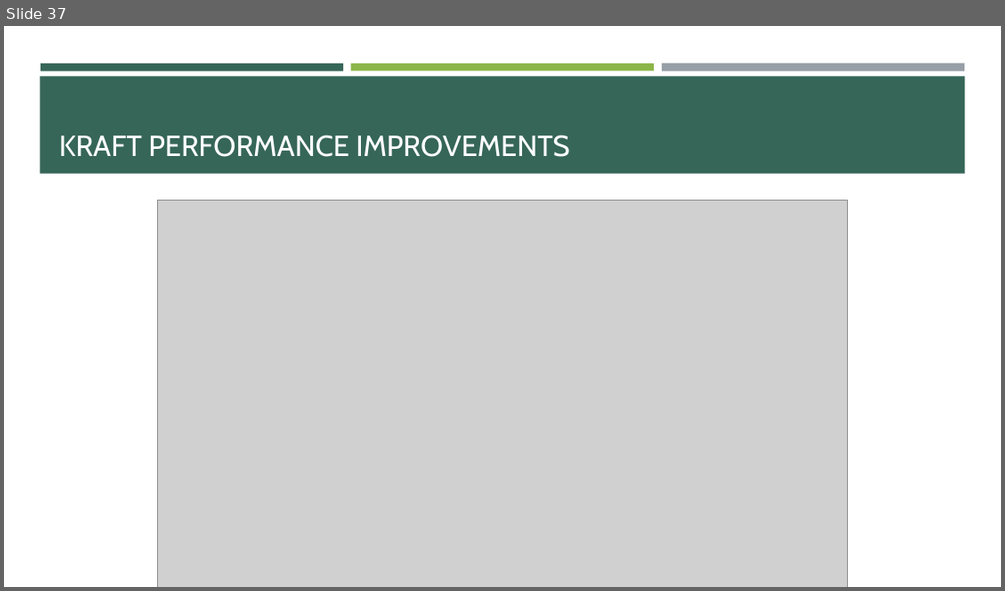
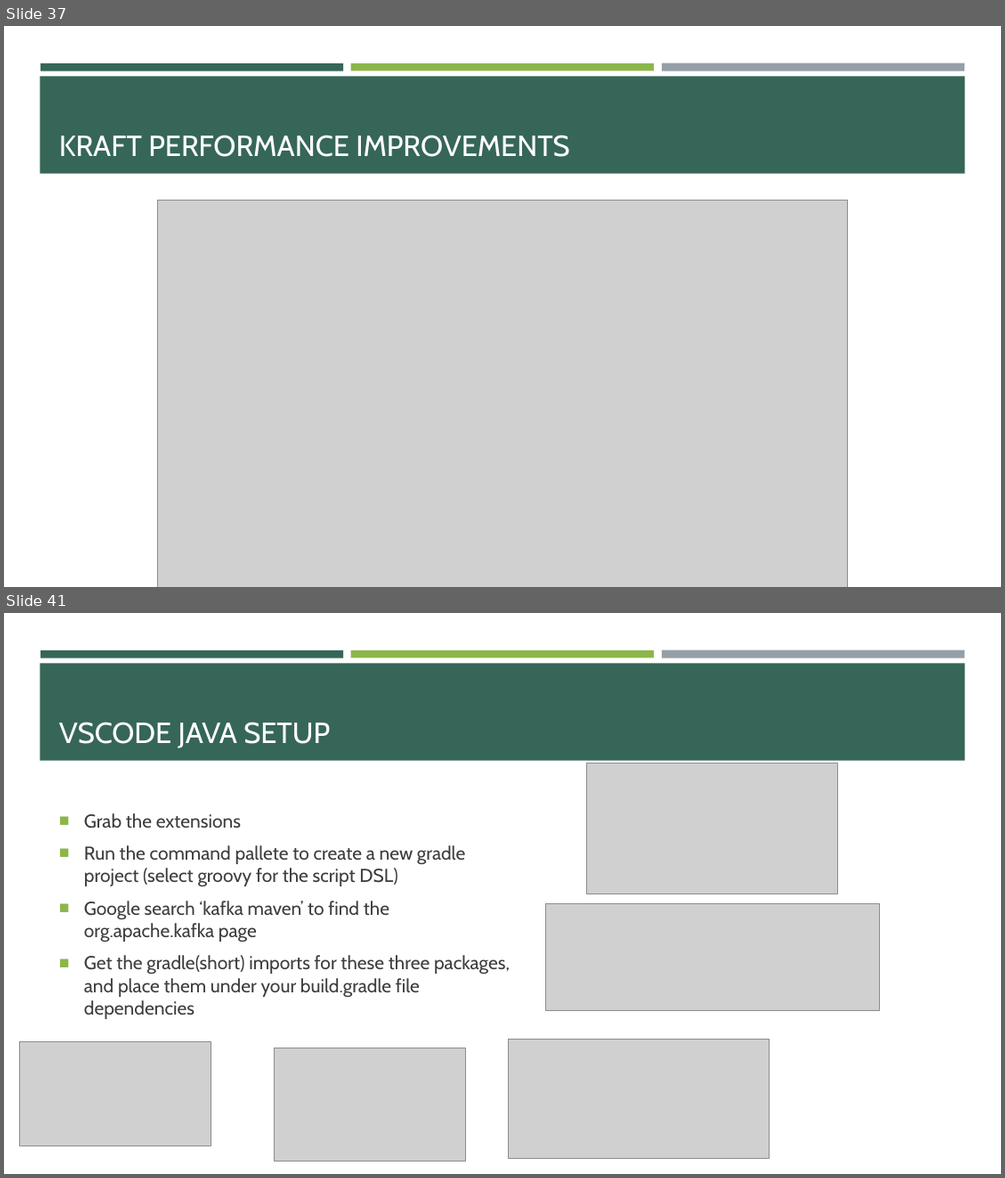
Before and after one commit to e-m-wilson/data_engineering, a slide deck: kafka/Kafka.pptx. Shown one above the other, each under a label of ours: slide 37 before the commit, slides 37 and 41 after it; the slides between them are not shown. The pictures are 1005x591 and 1005x1178 pixels, drawn with LibreOffice and Linux fonts; fonts in the diff are those of the drawing; grey boxes stand for pictures. Boxes give left, top, right and bottom in pixels: in the first picture for what was removed or moved away, otherwise in the second. Text is boxed around its words. In the diff, an @@ line names an element or a change of style, - is before the commit and + after.

```diff
--- a/kafka/Kafka.pptx
+++ b/kafka/Kafka.pptx
@@ slide 41 added at (4,613,1001,1174), background #FFFFFF; not listed: 4 template elements that a slide beside it also shows @@
@@ title added at (59,722,330,748), 28 pt, text #FFFFFF @@
+VSCODE JAVA SETUP
@@ picture added at (587,763,837,893) @@
@@ text added at (84,813,510,1019), 18 pt, text #3D3D3D @@
+■ Grab the extensions
+■ Run the command pallete to create a new gradle project (select groovy for the script DSL)
+■ Google search ‘kafka maven’ to find the org.apache.kafka page
+■ Get the gradle(short) imports for these three packages, and place them under your build.gradle file dependencies
@@ picture added at (545,903,880,1011) @@
@@ picture added at (508,1038,769,1159) @@
@@ picture added at (20,1041,211,1145) @@
@@ picture added at (274,1048,465,1161) @@
```
Also in this commit, not shown: 2 slides changed, 6 other slides added, 21 other files.
